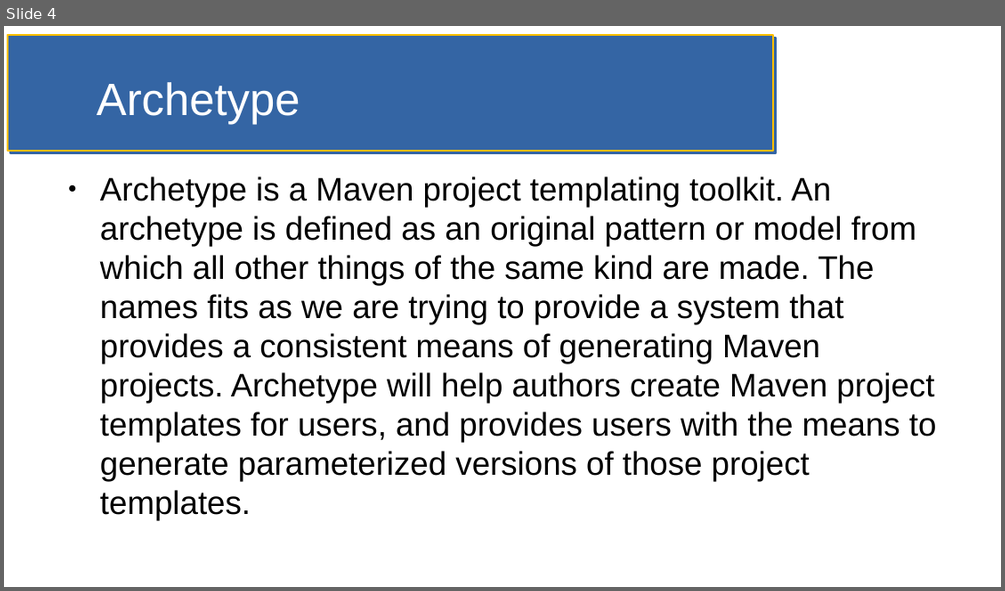
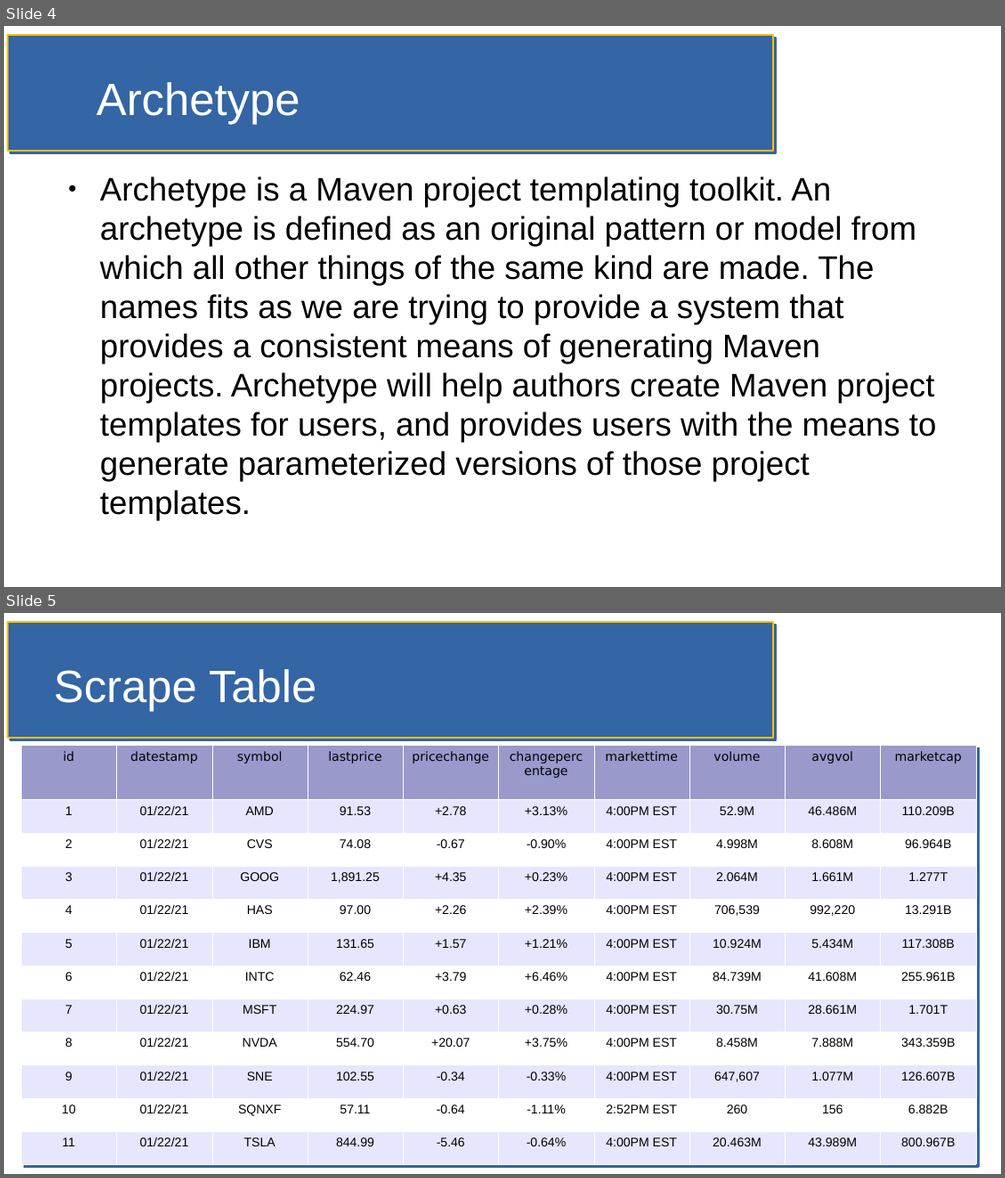
Before and after one commit to jfdoyle3/maven_class, a slide deck: slides/maven.odp. Shown one above the other, each under a label of ours: slide 4 before the commit, slides 4 and 5 after it. The pictures are 1005x591 and 1005x1178 pixels, drawn with LibreOffice and Linux fonts; fonts in the diff are those of the drawing. Boxes give left, top, right and bottom in pixels: in the first picture for what was removed or moved away, otherwise in the second. Text is boxed around its words. In the diff, an @@ line names an element or a change of style, - is before the commit and + after.

```diff
--- a/slides/maven.odp
+++ b/slides/maven.odp
@@ slide 5 added at (x1=4, y1=613, x2=1001, y2=1174), background #FFFFFF; not listed: 1 template element that a slide beside it also shows @@
@@ title added at (x1=54, y1=669, x2=316, y2=711), 36 pt, text #FFFFFF @@
+Scrape Table
@@ table added at (x1=21, y1=745, x2=980, y2=1165), 12 rows, 10 columns @@
+id | datestamp | symbol | lastprice | pricechange | changepercentage | markettime | volume | avgvol | marketcap
+1 | 01/22/21 | AMD | 91.53 | +2.78 | +3.13% | 4:00PM EST | 52.9M | 46.486M | 110.209B
+2 | 01/22/21 | CVS | 74.08 | -0.67 | -0.90% | 4:00PM EST | 4.998M | 8.608M | 96.964B
+3 | 01/22/21 | GOOG | 1,891.25 | +4.35 | +0.23% | 4:00PM EST | 2.064M | 1.661M | 1.277T
+4 | 01/22/21 | HAS | 97.00 | +2.26 | +2.39% | 4:00PM EST | 706,539 | 992,220 | 13.291B
+5 | 01/22/21 | IBM | 131.65 | +1.57 | +1.21% | 4:00PM EST | 10.924M | 5.434M | 117.308B
+6 | 01/22/21 | INTC | 62.46 | +3.79 | +6.46% | 4:00PM EST | 84.739M | 41.608M | 255.961B
+7 | 01/22/21 | MSFT | 224.97 | +0.63 | +0.28% | 4:00PM EST | 30.75M | 28.661M | 1.701T
+8 | 01/22/21 | NVDA | 554.70 | +20.07 | +3.75% | 4:00PM EST | 8.458M | 7.888M | 343.359B
+9 | 01/22/21 | SNE | 102.55 | -0.34 | -0.33% | 4:00PM EST | 647,607 | 1.077M | 126.607B
+10 | 01/22/21 | SQNXF | 57.11 | -0.64 | -1.11% | 2:52PM EST | 260 | 156 | 6.882B
+11 | 01/22/21 | TSLA | 844.99 | -5.46 | -0.64% | 4:00PM EST | 20.463M | 43.989M | 800.967B
```
Also in this commit, not shown: 1 slide changed, 9 other files.
